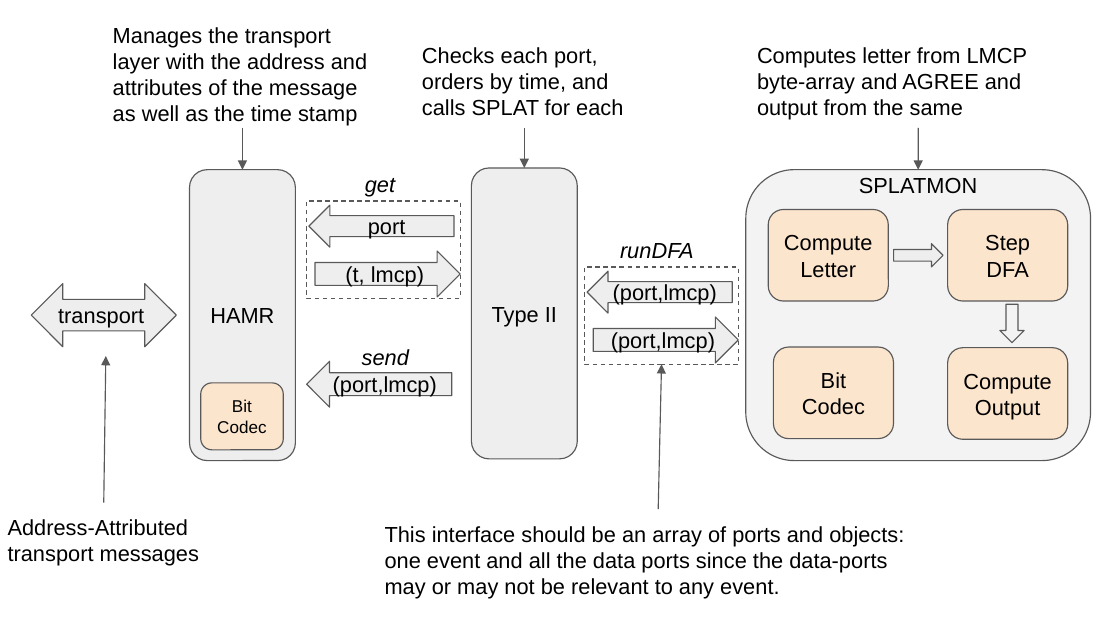
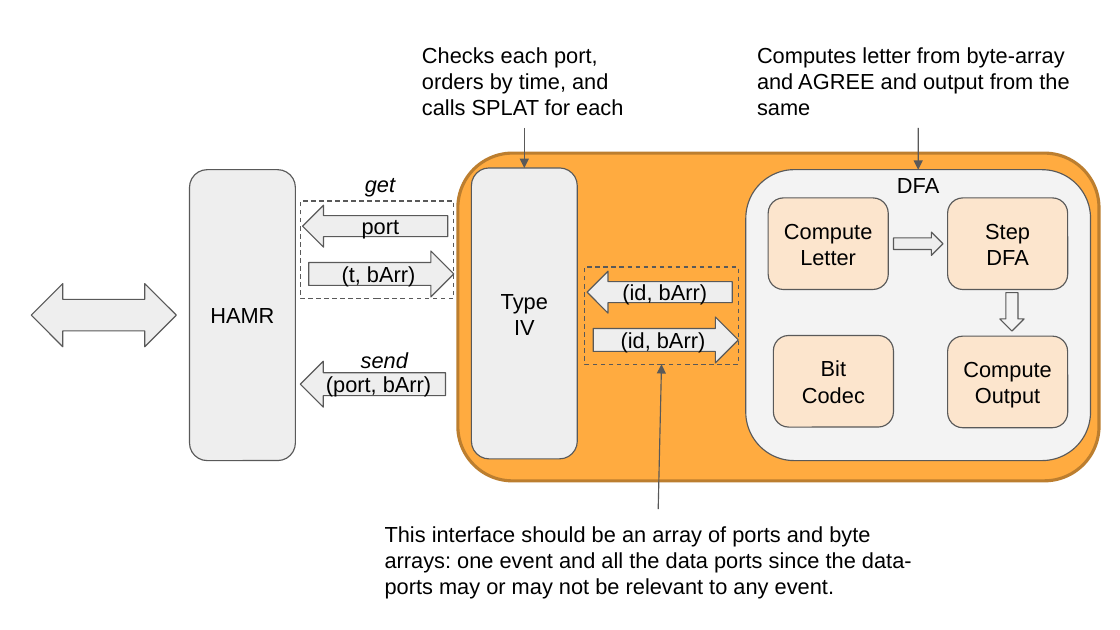
Before and after one commit to loonwerks/CASE, a slide deck: slide 1 of TA2/lmcp-message-format/Build Interfaces.pptx. Drawn at 1120x630 pixels with LibreOffice and Linux fonts; fonts in the diff are those of the drawing. Boxes give left, top, right and bottom in pixels: in the first picture for what was removed or moved away, otherwise in the second. Text is boxed around its words. In the diff, an @@ line names an element or a change of style, - is before the commit and + after.

```diff
--- a/TA2/lmcp-message-format/Build Interfaces.pptx
+++ b/TA2/lmcp-message-format/Build Interfaces.pptx
@@ text removed at box(113, 27, 367, 126) @@
-Manages the transport layer with the address and attributes of the message as well as the time stamp
@@ text at box(757, 47, 1069, 116): text changed @@
-Computes letter from LMCP byte-array and AGREE and output from the same
+Computes letter from byte-array and AGREE and output from the same
@@ arrow removed from (242, 128) to (242, 170) @@
@@ rounded rectangle added at box(458, 153, 1100, 482), fill #FFAB40, outline #BD7F2F 2 pt @@
@@ text in rounded rectangle at box(897, 178, 939, 193): text changed @@
-SPLATMON
+DFA
@@ 4 rounded rectangles, 1 right arrow: place and size @@
-4 rounded rectangles, 1 right arrow at box(768, 209, 1067, 439)
+4 rounded rectangles, 1 right arrow at box(768, 198, 1067, 428)
@@ text in right arrow at box(342, 266, 415, 287): text changed @@
-(t, lmcp)
+(t, bArr)
@@ text removed at box(620, 243, 694, 258) @@
-runDFA
@@ text in rounded rectangle at box(501, 294, 548, 335): text changed @@
-Type II
+Type IV
@@ text in left arrow at box(622, 284, 707, 305): text changed @@
-(port,lmcp)
+(id, bArr)
@@ down arrow: place and size @@
-down arrow at box(1000, 305, 1025, 343)
+down arrow at box(1000, 292, 1025, 330)
@@ text in left right arrow at box(58, 309, 144, 328): text removed @@
-transport
@@ arrow removed from (104, 503) to (106, 356) @@
@@ text "send" rewrapped from box(362, 349, 409, 366) to box(361, 352, 408, 373) @@
@@ text in right arrow at box(621, 332, 705, 353): text changed @@
-(port,lmcp)
+(id, bArr)
@@ rounded rectangle removed at box(200, 383, 283, 450) @@
-Bit
-Codec
@@ 2 left arrows, 1 rectangle, 1 right arrow: place and size @@
-2 left arrows, 1 rectangle, 1 right arrow at box(307, 200, 460, 408)
+2 left arrows, 1 rectangle, 1 right arrow at box(300, 200, 455, 408)
@@ text in left arrow at box(326, 376, 431, 397): text changed @@
-(port,lmcp)
+(port, bArr)
@@ text removed at box(8, 519, 199, 566) @@
-Address-Attributed transport messages
@@ text at box(385, 526, 912, 599): text changed @@
-This interface should be an array of ports and objects: one event and all the data ports since the data-ports may or may not be relevant to any event.
+This interface should be an array of ports and byte arrays: one event and all the data ports since the data-ports may or may not be relevant to any event.
```
